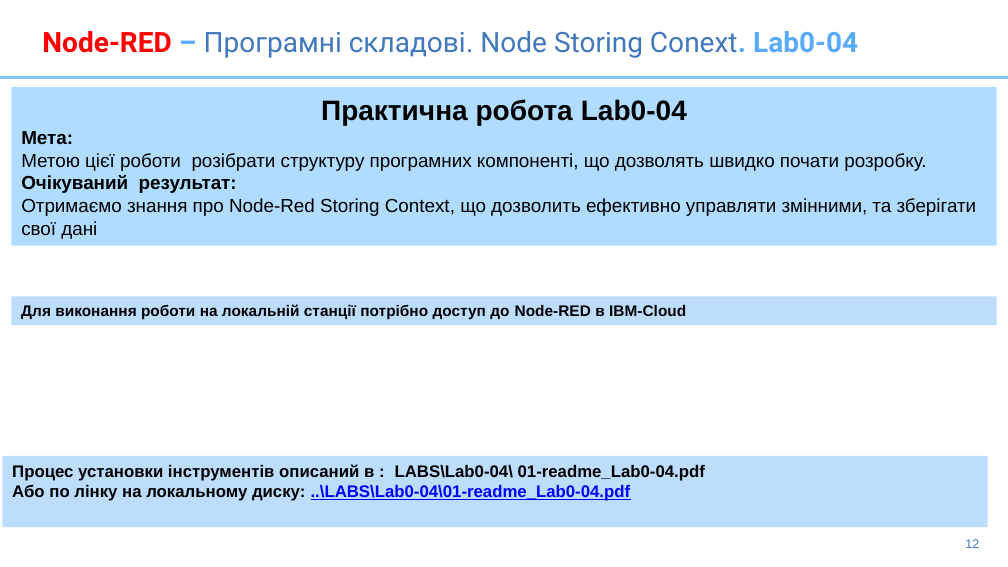
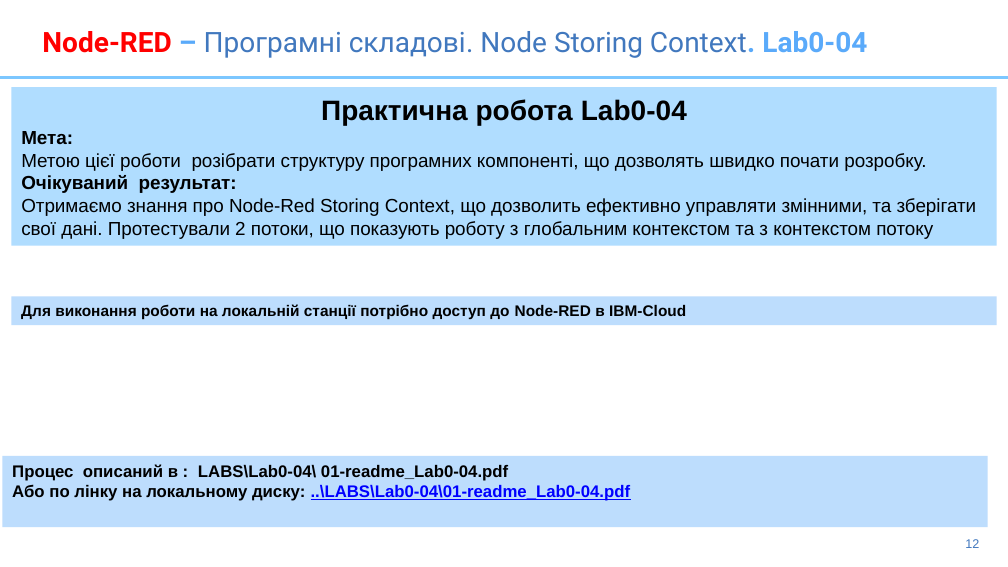
Before and after one commit to pavlo-shcherbukha/IBM-Node-Red-APP2020, a slide deck: slide 12 of presentation/2-Node-Red-2020-DeploymentOnCloud.pptx. Drawn at 1008x567 pixels with LibreOffice and Linux fonts; fonts in the diff are those of the drawing. Boxes give left, top, right and bottom in pixels: in the first picture for what was removed or moved away, otherwise in the second. Text is boxed around its words. In the diff, an @@ line names an element or a change of style, - is before the commit and + after.

Commit message:
md ppt

```diff
--- a/presentation/2-Node-Red-2020-DeploymentOnCloud.pptx
+++ b/presentation/2-Node-Red-2020-DeploymentOnCloud.pptx
@@ title at (x1=42, y1=31, x2=867, y2=58): text changed @@
-Node-RED – Програмні складові. Node Storing Conext. Lab0-04
+Node-RED – Програмні складові. Node Storing Context. Lab0-04
@@ text in rectangle at (x1=21, y1=198, x2=977, y2=239): text changed @@
-Oтримаємо знання про Node-Red Storing Context, що дозволить ефективно управляти змінними, та зберігати свої дані
+Oтримаємо знання про Node-Red Storing Context, що дозволить ефективно управляти змінними, та зберігати свої дані. Протестували 2 потоки, що показують роботу з глобальним контекстом та з контекстом потоку
@@ text in rectangle at (x1=12, y1=464, x2=508, y2=481): text changed @@
-Процес установки інструментів описаний в : LABS\Lab0-04\ 01-readme_Lab0-04.pdf
+Процес описаний в : LABS\Lab0-04\ 01-readme_Lab0-04.pdf
```
Also in this commit, not shown: 2 other slides changed, 6 slides added, 1 other file.
